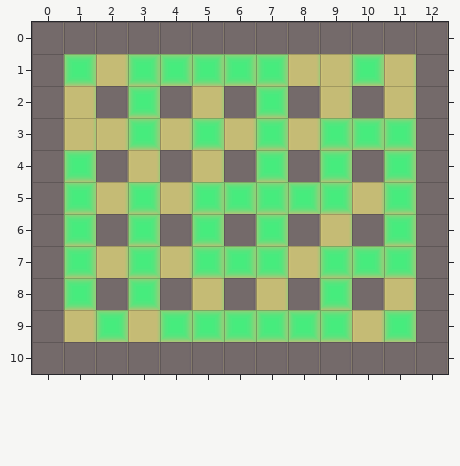
Two versions of a level (Tiled map, mapamenu/resources/mapas/1mapa1.tmx). This is how it looked before the edit.
Cells are 32x32 px. Shown: x 0..12, y 0..10.
New version:
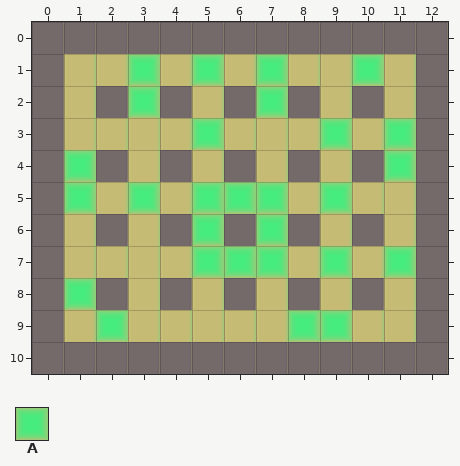
Key: from "tile": A 2.
_ is an empty cell.
See-through tiles are keyed as they look on the map.
Edits made:
Layer "piedras":
y 1: x 1 A -> _; x 4 A -> _; x 6 A -> _
y 3: x 3 A -> _; x 7 A -> _; x 10 A -> _
y 4: x 7 A -> _; x 9 A -> _
y 5: x 8 A -> _; x 11 A -> _
y 6: x 1 A -> _; x 3 A -> _; x 11 A -> _
y 7: x 1 A -> _; x 3 A -> _; x 10 A -> _
y 8: x 3 A -> _; x 9 A -> _
y 9: x 4..7 AAAA -> ____; x 11 A -> _
Pixel boxes of the changes (left, top, right, bottom) in both pictures:
removed: (64, 54, 96, 86)
removed: (160, 54, 192, 86)
removed: (224, 54, 256, 86)
removed: (128, 118, 416, 342)
removed: (64, 214, 96, 278)
